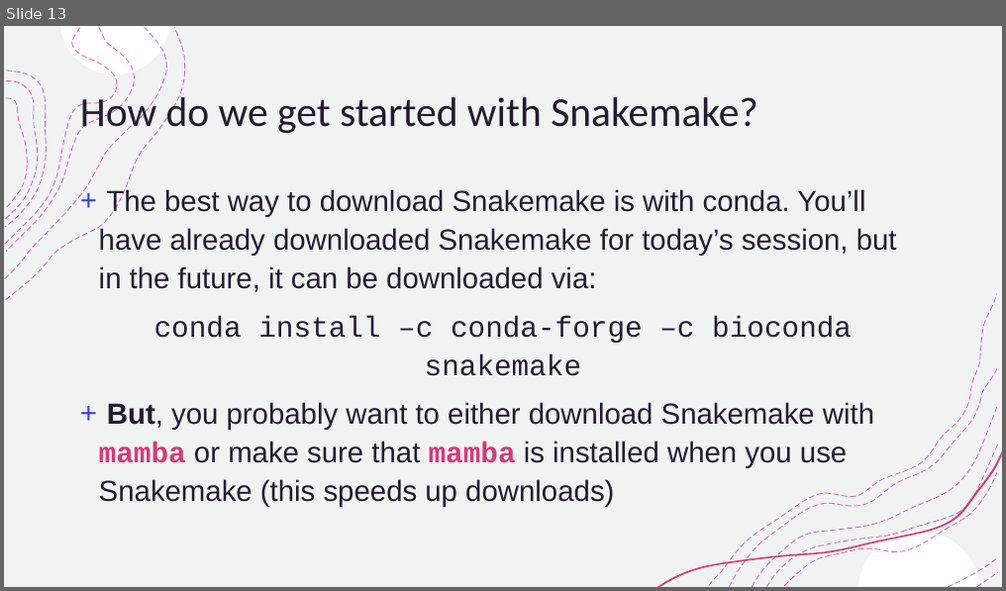
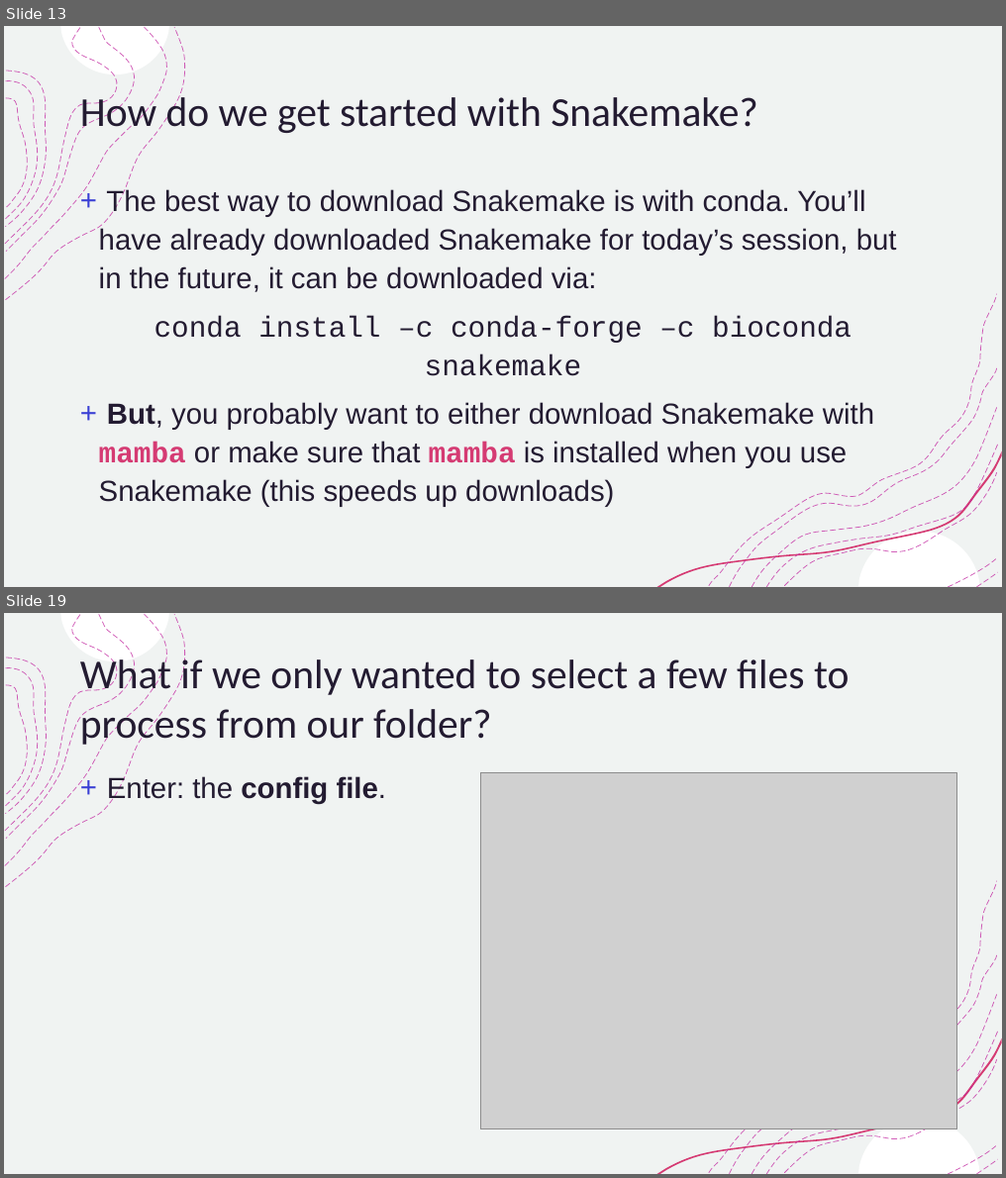
Before and after one commit to AlexanderLabWHOI/2021-env-bioinformatics-snakemake, a slide deck: slides/AIK_redesign_snakemake_slides.pptx. Shown one above the other, each under a label of ours: slide 13 before the commit, slides 13 and 19 after it; the slides between them are not shown. The pictures are 1006x591 and 1006x1178 pixels, drawn with LibreOffice and Linux fonts; fonts in the diff are those of the drawing; grey boxes stand for pictures. Boxes give left, top, right and bottom in pixels: in the first picture for what was removed or moved away, otherwise in the second. Text is boxed around its words. In the diff, an @@ line names an element or a change of style, - is before the commit and + after.

```diff
--- a/slides/AIK_redesign_snakemake_slides.pptx
+++ b/slides/AIK_redesign_snakemake_slides.pptx
@@ slide 19 added at [4,613,1002,1174], background #FFFFFF; not listed: 18 template elements that a slide beside it also shows @@
@@ title added at [80,655,848,749], 39.6 pt, text #231B31 @@
+What if we only wanted to select a few files to process from our folder?
@@ text added at [107,776,387,804], 28 pt, text #231B31 @@
++ Enter: the config file.
@@ picture added at [481,772,957,1130] @@
```
Also in this commit, not shown: 2 slides changed, 4 other slides added.
